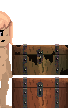
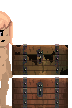
Layered file, before and after one edit (72px x 108px). Changes by layer:
painted on "Box" (1st of 2, in "MediumRotten") over (12, 55, 68, 71)
painted on "Box" (2nd of 2, in "MediumNormal") over (12, 78, 68, 108)
